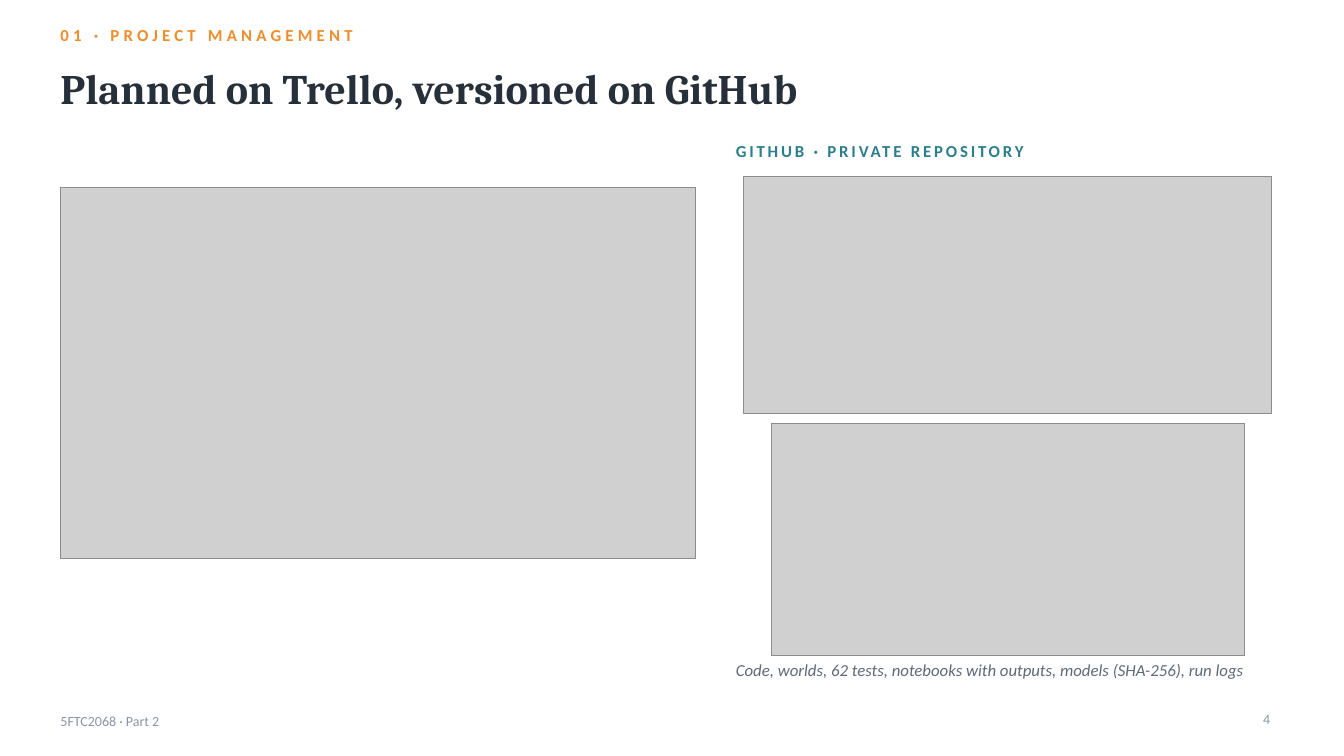
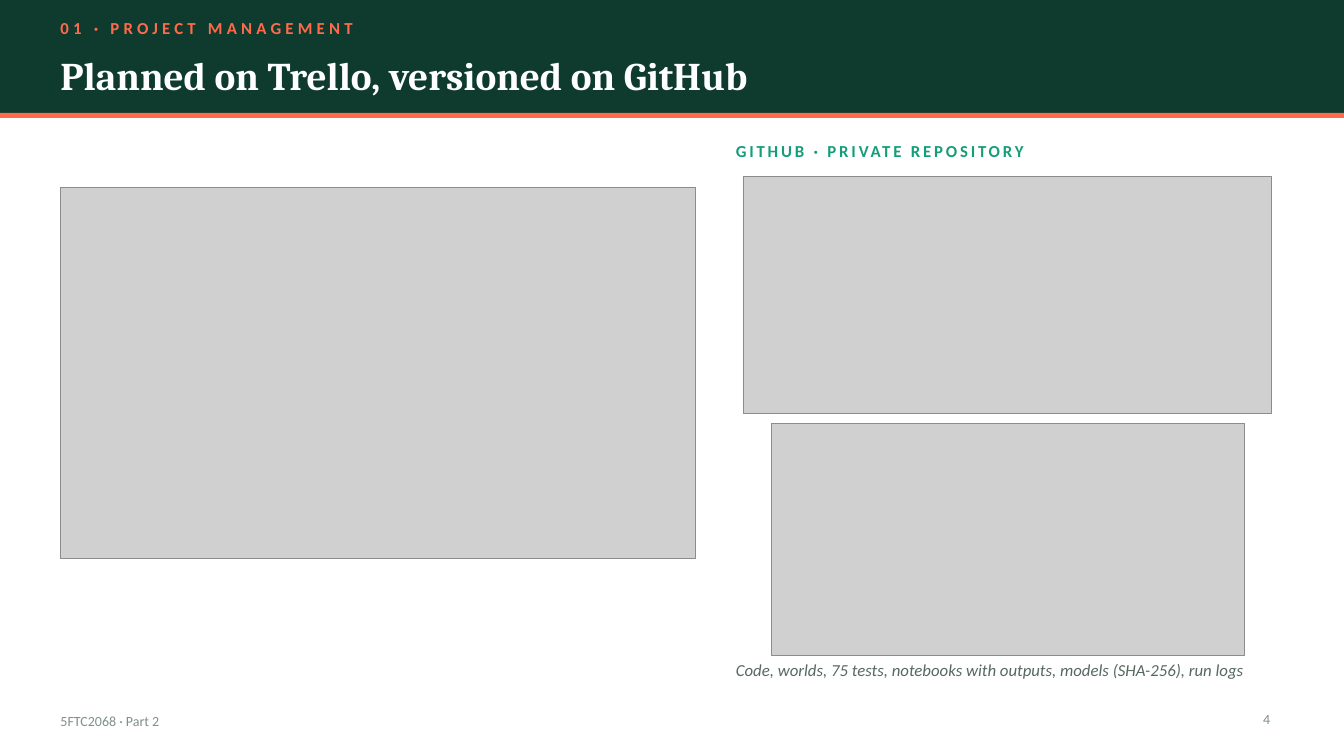
Before and after one commit to kris072008/webots-cnn-colour-detection, a slide deck: slide 4 of report/Krishna_Mahajan_106wucww_Part2_Presentation.pptx. Drawn at 1344x756 pixels with LibreOffice and Linux fonts; fonts in the diff are those of the drawing; grey boxes stand for pictures. Boxes give left, top, right and bottom in pixels: in the first picture for what was removed or moved away, otherwise in the second. Text is boxed around its words. In the diff, an @@ line names an element or a change of style, - is before the commit and + after.

Commit message:
Slides: new emerald and coral theme with a title band on every content slide

```diff
--- a/report/Krishna_Mahajan_106wucww_Part2_Presentation.pptx
+++ b/report/Krishna_Mahajan_106wucww_Part2_Presentation.pptx
@@ rectangle added at [0, 0, 1344, 113], fill #0E3B2E @@
@@ text "01 · PROJECT MANAGEMENT": place and size @@
-text "01 · PROJECT MANAGEMENT" at [60, 30, 353, 41]
+text "01 · PROJECT MANAGEMENT" at [60, 23, 353, 34]
@@ text "01 · PROJECT MANAGEMENT" at [60, 23, 353, 34]: text colour #F28C28 to #FF6B4A @@
@@ title "Planned on Trello, versioned on ...": place and size @@
-title "Planned on Trello, versioned on ..." at [60, 75, 797, 110]
+title "Planned on Trello, versioned on ..." at [60, 62, 748, 96]
@@ title "Planned on Trello, versioned on ..." at [60, 62, 748, 96]: size 30 to 28 pt, text colour #26303B to #FFFFFF @@
@@ rectangle added at [0, 113, 1344, 118], fill #FF6B4A @@
@@ text "GITHUB · PRIVATE REPOSITORY" at [736, 141, 1280, 171]: text colour #2A7F8E to #149E78 @@
@@ text at [736, 664, 1244, 679]: text changed; text colour #5C6B7A to #56695F @@
-Code, worlds, 62 tests, notebooks with outputs, models (SHA-256), run logs
+Code, worlds, 75 tests, notebooks with outputs, models (SHA-256), run logs
@@ text "5FTC2068 · Part 2" at [60, 716, 159, 726]: text colour #8A96A3 to #7E9189 @@
@@ page number at [1263, 715, 1270, 724]: text colour #8A96A3 to #7E9189 @@
```
Also in this commit, not shown: 24 other slides changed, 1 other file.
